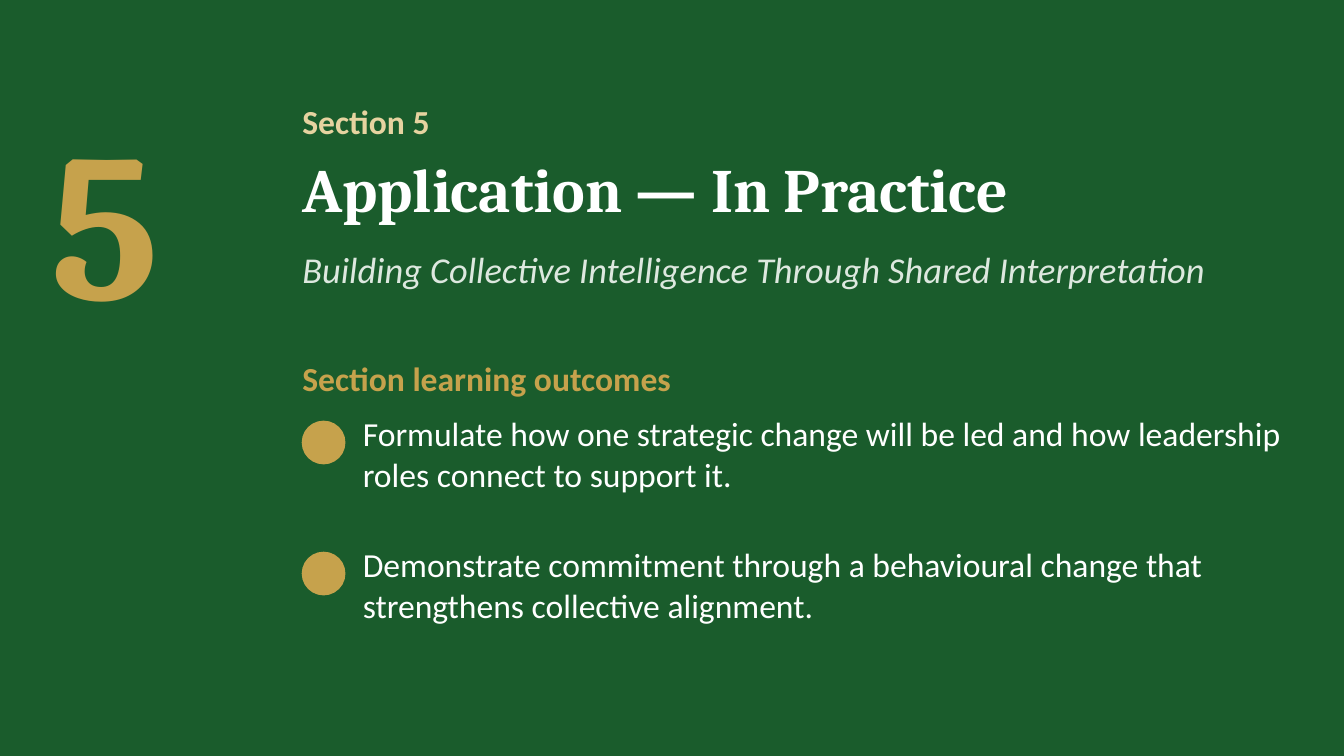
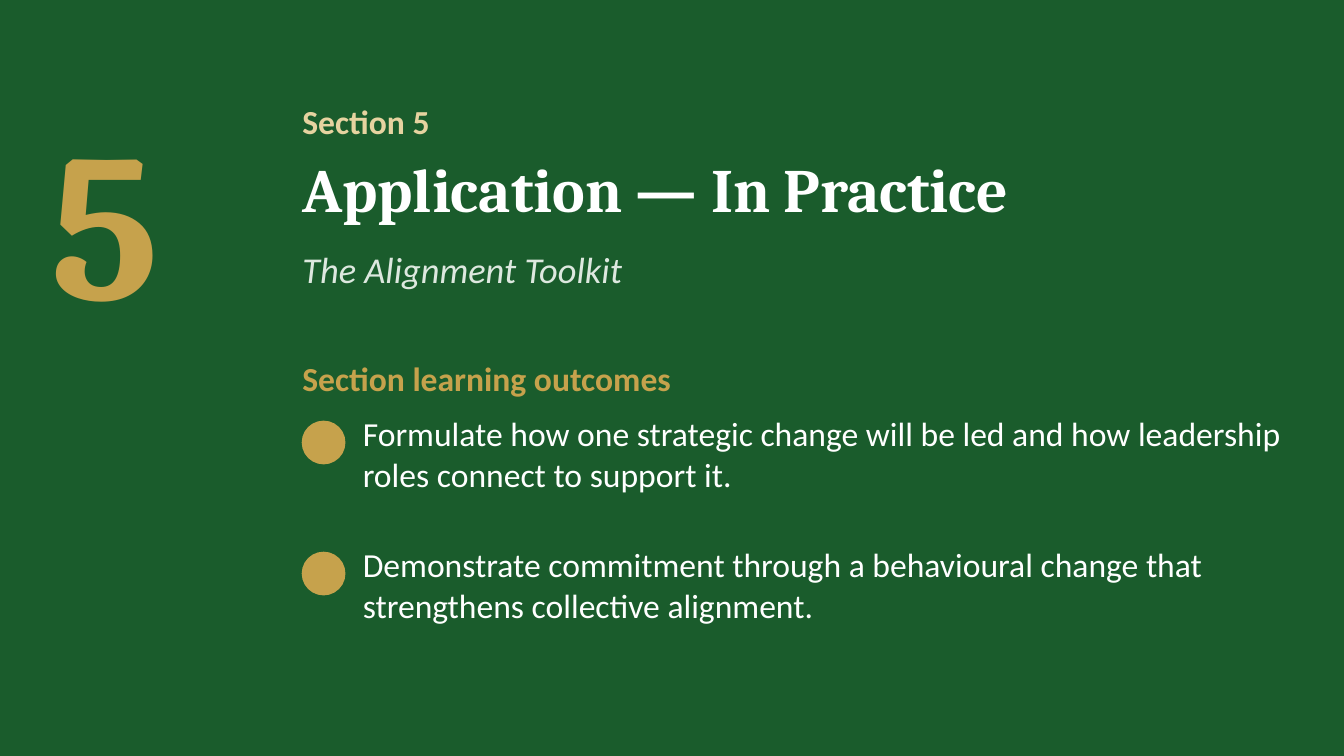
Before and after one commit to IBSL26/ibsl-platform, a slide deck: slide 34 of Unit decks/Unit 05 - Aligning Heart & Mind.pptx (slide 35 before the commit). Drawn at 1344x756 pixels with LibreOffice and Linux fonts; fonts in the diff are those of the drawing; background and template pictures are left out. Boxes give left, top, right and bottom in pixels: in the first picture for what was removed or moved away, otherwise in the second. Text is boxed around its words. In the diff, an @@ line names an element or a change of style, - is before the commit and + after.

```diff
--- a/Unit decks/Unit 05 - Aligning Heart & Mind.pptx
+++ b/Unit decks/Unit 05 - Aligning Heart & Mind.pptx
@@ text at (x1=302, y1=257, x2=622, y2=290): text changed @@
-Building Collective Intelligence Through Shared Interpretation
+The Alignment Toolkit
```
Also in this commit, not shown: 12 other slides changed, 5 slides added, 6 slides removed, 42 other files.
